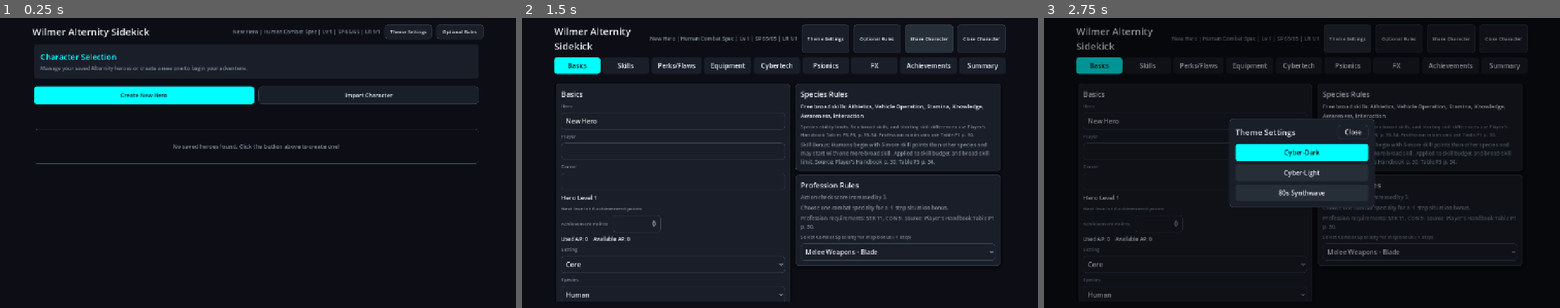
Above: before the commit, frames 1-3 (left to right).
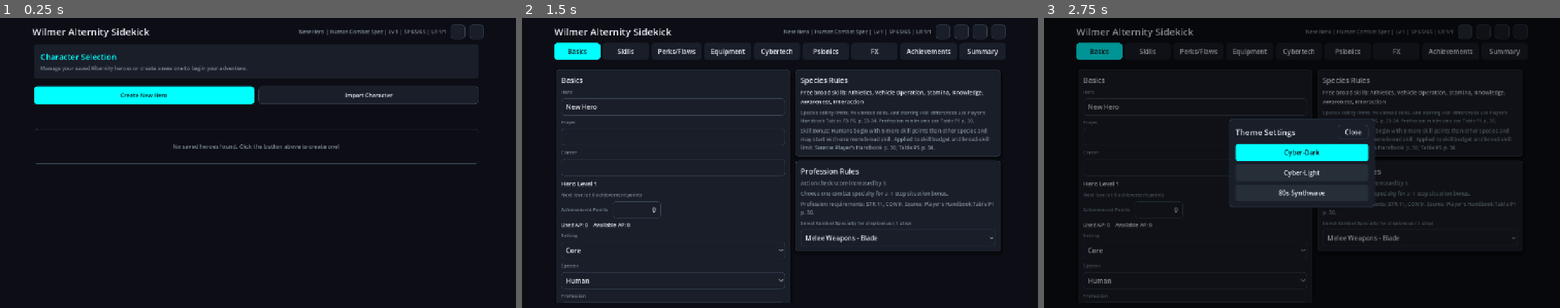
Above: after the commit, the same moments.

Repository: rigoparis/wilmer-alternity-sidekick
Game: Godot game, scene res://main.tscn
Same seed, same stepped clock (60 frames per second), same inputs: the game is played once before the commit and once after it.
Inputs (mouse positions are in pixels of both pictures, inside the frame that each line leads up to; where the layout moved, square brackets give the same spot in the first picture):
- Up to frame 1 (0.25 s): no input
- Up to frame 2 (1.5 s): click "Create New Hero" at 0.5 s; click (929, 38) at 1.25 s, where only the run before the commit has a clickable "Share Character"
- Up to frame 3 (2.75 s): click (1467, 32) [1348, 38] at 2 s

The runs differ from the first frame. In frame 1, 0.4% of the frame differs, in the area x 45-93%, y 2-8%; in frame 2, 13%, in the area x 6-94%, y 2-99%; in frame 3, 7.3%.

Commit message:
Refactor header buttons to use themeable SVG icons\n\n- Removed text from Theme Settings, Optional Rules, Share Character, and Close Character buttons.\n- Loaded SVG icons for each button from the assets directory.\n- Updated responsive layout to display buttons in a single row on both mobile and desktop views.\n- Applied dynamic theme color overrides for the icons in `_on_theme_changed`.
Co-authored-by: rigoparis <22485113+rigoparis@users.noreply.github.com>

Diff:
--- a/scripts/main.gd
+++ b/scripts/main.gd
@@ -200,29 +200,37 @@
 
 
 	theme_btn = Button.new()
-	theme_btn.text = "Theme Settings"
-	theme_btn.custom_minimum_size = Vector2(118, 36)
+	theme_btn.icon = load("res://assets/pallete.svg")
+	theme_btn.icon_alignment = HORIZONTAL_ALIGNMENT_CENTER
+	theme_btn.expand_icon = true
+	theme_btn.custom_minimum_size = Vector2(36, 36)
 	theme_btn.add_theme_font_size_override("font_size", 12)
 	theme_btn.pressed.connect(_show_theme_selector)
 	header.add_child(theme_btn)
 
 	optional_rules_button = Button.new()
-	optional_rules_button.text = "Optional Rules"
-	optional_rules_button.custom_minimum_size = Vector2(118, 36)
+	optional_rules_button.icon = load("res://assets/book.svg")
+	optional_rules_button.icon_alignment = HORIZONTAL_ALIGNMENT_CENTER
+	optional_rules_button.expand_icon = true
+	optional_rules_button.custom_minimum_size = Vector2(36, 36)
 	optional_rules_button.add_theme_font_size_override("font_size", 12)
 	optional_rules_button.pressed.connect(_show_optional_rules)
 	header.add_child(optional_rules_button)
 
 	share_char_button = Button.new()
-	share_char_button.text = "Share Character"
-	share_char_button.custom_minimum_size = Vector2(120, 36)
+	share_char_button.icon = load("res://assets/share.svg")
+	share_char_button.icon_alignment = HORIZONTAL_ALIGNMENT_CENTER
+	share_char_button.expand_icon = true
+	share_char_button.custom_minimum_size = Vector2(36, 36)
 	share_char_button.add_theme_font_size_override("font_size", 12)
 	share_char_button.pressed.connect(func(): char_manager.share_character())
 	header.add_child(share_char_button)
 
 	close_char_button = Button.new()
-	close_char_button.text = "Close Character"
-	close_char_button.custom_minimum_size = Vector2(120, 36)
+	close_char_button.icon = load("res://assets/logout.svg")
+	close_char_button.icon_alignment = HORIZONTAL_ALIGNMENT_CENTER
+	close_char_button.expand_icon = true
+	close_char_button.custom_minimum_size = Vector2(36, 36)
 	close_char_button.add_theme_font_size_override("font_size", 12)
 	close_char_button.pressed.connect(_close_character)
 	header.add_child(close_char_button)
@@ -386,18 +394,17 @@
 
 	title_label.add_theme_font_size_override("font_size", 22 if compact else 24)
 	status_label.horizontal_alignment = HORIZONTAL_ALIGNMENT_LEFT if compact else HORIZONTAL_ALIGNMENT_RIGHT
-	optional_rules_button.text = "Optional Rules"
-	optional_rules_button.size_flags_horizontal = Control.SIZE_EXPAND_FILL if compact else Control.SIZE_SHRINK_END
-	optional_rules_button.custom_minimum_size = Vector2(0 if compact else 118, 38 if compact else 36)
+	optional_rules_button.size_flags_horizontal = Control.SIZE_SHRINK_END
+	optional_rules_button.custom_minimum_size = Vector2(36, 36)
 	if theme_btn != null:
-		theme_btn.size_flags_horizontal = Control.SIZE_EXPAND_FILL if compact else Control.SIZE_SHRINK_END
-		theme_btn.custom_minimum_size = Vector2(0 if compact else 118, 38 if compact else 36)
+		theme_btn.size_flags_horizontal = Control.SIZE_SHRINK_END
+		theme_btn.custom_minimum_size = Vector2(36, 36)
 	if share_char_button != null:
-		share_char_button.size_flags_horizontal = Control.SIZE_EXPAND_FILL if compact else Control.SIZE_SHRINK_END
-		share_char_button.custom_minimum_size = Vector2(0 if compact else 120, 38 if compact else 36)
+		share_char_button.size_flags_horizontal = Control.SIZE_SHRINK_END
+		share_char_button.custom_minimum_size = Vector2(36, 36)
 	if close_char_button != null:
-		close_char_button.size_flags_horizontal = Control.SIZE_EXPAND_FILL if compact else Control.SIZE_SHRINK_END
-		close_char_button.custom_minimum_size = Vector2(0 if compact else 120, 38 if compact else 36)
+		close_char_button.size_flags_horizontal = Control.SIZE_SHRINK_END
+		close_char_button.custom_minimum_size = Vector2(36, 36)
 
 
 func _reparent_header_children(compact: bool = false) -> void:
@@ -410,21 +417,17 @@
 	var button_nodes = [theme_btn, optional_rules_button, share_char_button, close_char_button]
 	var button_parent = header
 	if compact:
-		var grid = GridContainer.new()
-		grid.columns = 2
-		grid.size_flags_horizontal = Control.SIZE_EXPAND_FILL
-		grid.add_theme_constant_override("h_separation", 10)
-		grid.add_theme_constant_override("v_separation", 6)
-		header.add_child(grid)
-		button_parent = grid
+		var hbox = HBoxContainer.new()
+		hbox.size_flags_horizontal = Control.SIZE_EXPAND_FILL
+		hbox.alignment = BoxContainer.ALIGNMENT_END
+		hbox.add_theme_constant_override("separation", 6)
+		header.add_child(hbox)
+		button_parent = hbox
 	for node in button_nodes:
 		if node != null:
 			if node.get_parent() != null:
 				node.get_parent().remove_child(node)
-			if compact:
-				node.size_flags_horizontal = Control.SIZE_EXPAND_FILL
-			else:
-				node.size_flags_horizontal = Control.SIZE_SHRINK_END
+			node.size_flags_horizontal = Control.SIZE_SHRINK_END
 			button_parent.add_child(node)
 
 
@@ -5670,6 +5673,14 @@
 		if status_label != null:
 			status_label.add_theme_color_override("font_color", color_muted)
 
+		var header_btns = [theme_btn, optional_rules_button, share_char_button, close_char_button]
+		for btn in header_btns:
+			if btn != null:
+				btn.add_theme_color_override("icon_normal_color", color_text)
+				btn.add_theme_color_override("icon_pressed_color", color_text)
+				btn.add_theme_color_override("icon_hover_color", color_text)
+				btn.add_theme_color_override("icon_focus_color", color_text)
+
 		# Update tab buttons
 		for tab in tab_buttons.keys():
 			var button = tab_buttons[tab]
